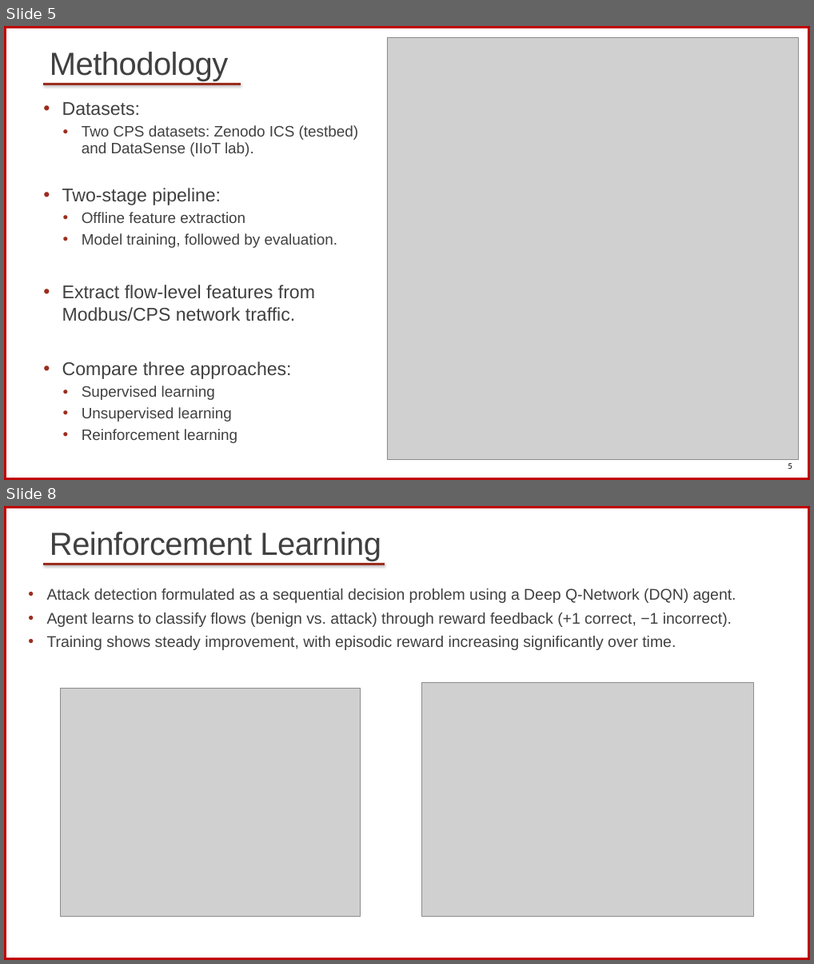
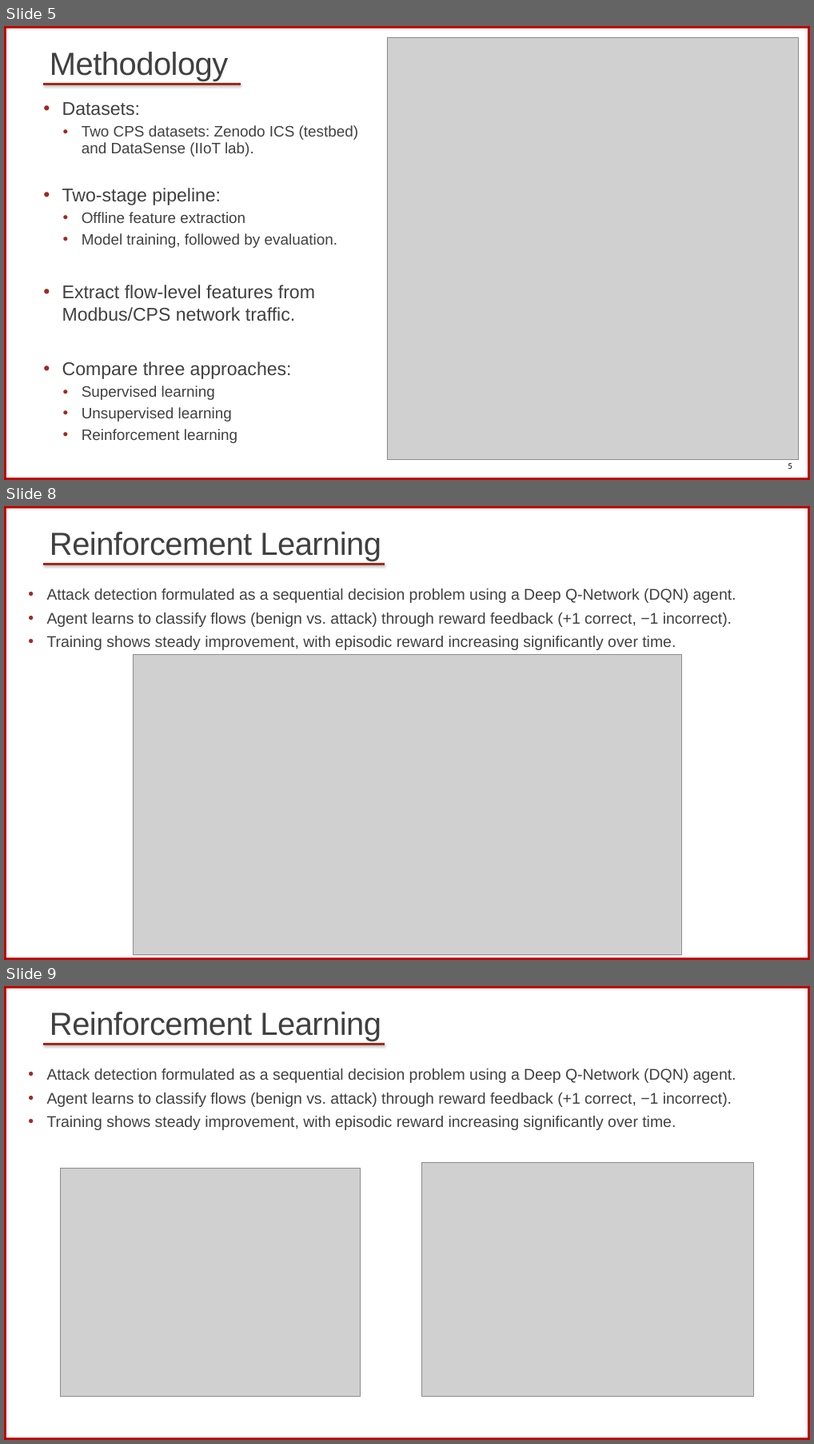
Before and after one commit to samiachoueiri/comparative_study_ML_ICS, a slide deck: final presentation.pptx. Shown one above the other, each under a label of ours: slides 5 and 8 before the commit, slides 5, 8 and 9 after it; the slides between them are not shown. The pictures are 814x964 and 814x1444 pixels, drawn with LibreOffice and Linux fonts; fonts in the diff are those of the drawing; grey boxes stand for pictures. Boxes give left, top, right and bottom in pixels: in the first picture for what was removed or moved away, otherwise in the second. Text is boxed around its words. In the diff, an @@ line names an element or a change of style, - is before the commit and + after.

```diff
--- a/final presentation.pptx
+++ b/final presentation.pptx
@@ slide 8 added at (4, 506, 810, 960), background #FFFFFF; not listed: 1 template element that a slide beside it also shows @@
@@ title added at (50, 532, 382, 561), 38 pt, text #404040 @@
+Reinforcement Learning
@@ line added from (43, 564) to (385, 564), #9B2D1F 2 pt @@
@@ text added at (47, 588, 737, 650), 18.5 pt, text #404040 @@
+• Attack detection formulated as a sequential decision problem using a Deep Q-Network (DQN) agent.
+• Agent learns to classify flows (benign vs. attack) through reward feedback (+1 correct, −1 incorrect).
+• Training shows steady improvement, with episodic reward increasing significantly over time.
@@ picture added at (133, 654, 682, 955) @@
@@ what was slide 8 is now slide 9 @@
```
Also in this commit, not shown: 3 slides changed, 1 other slide added.
